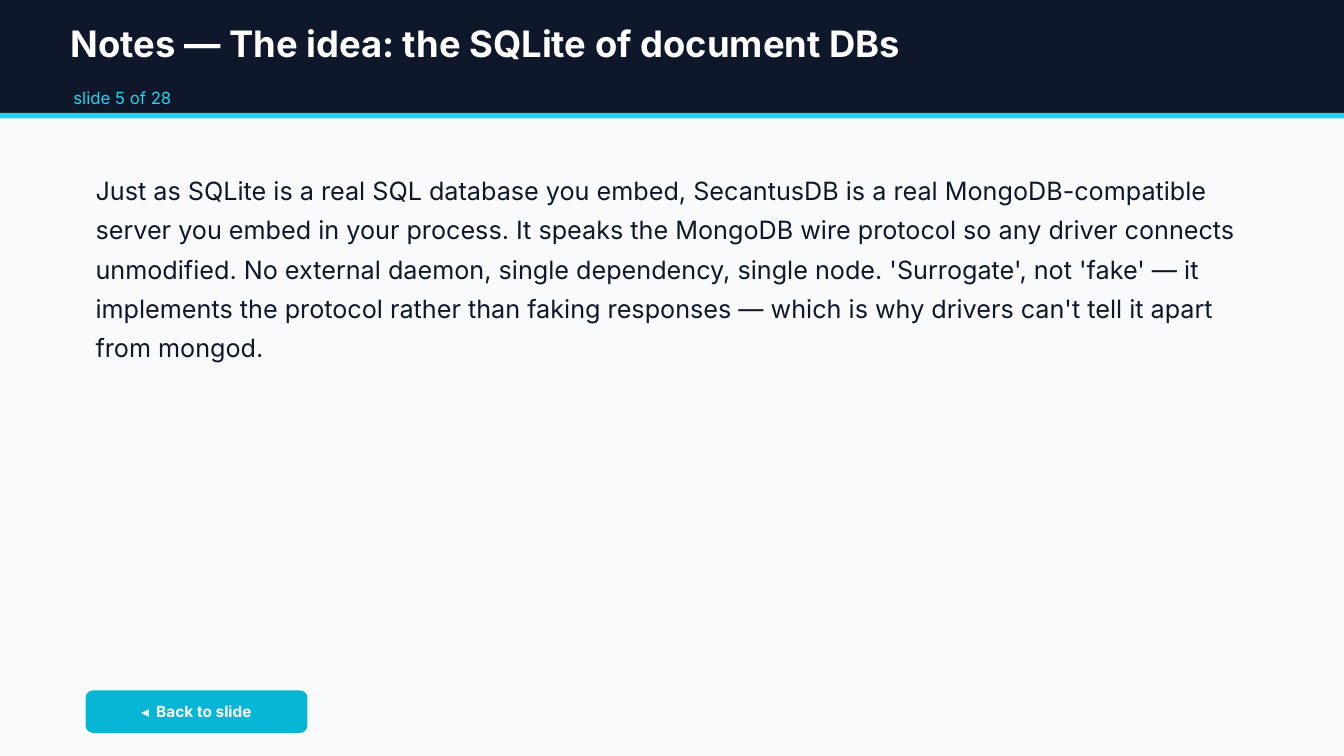
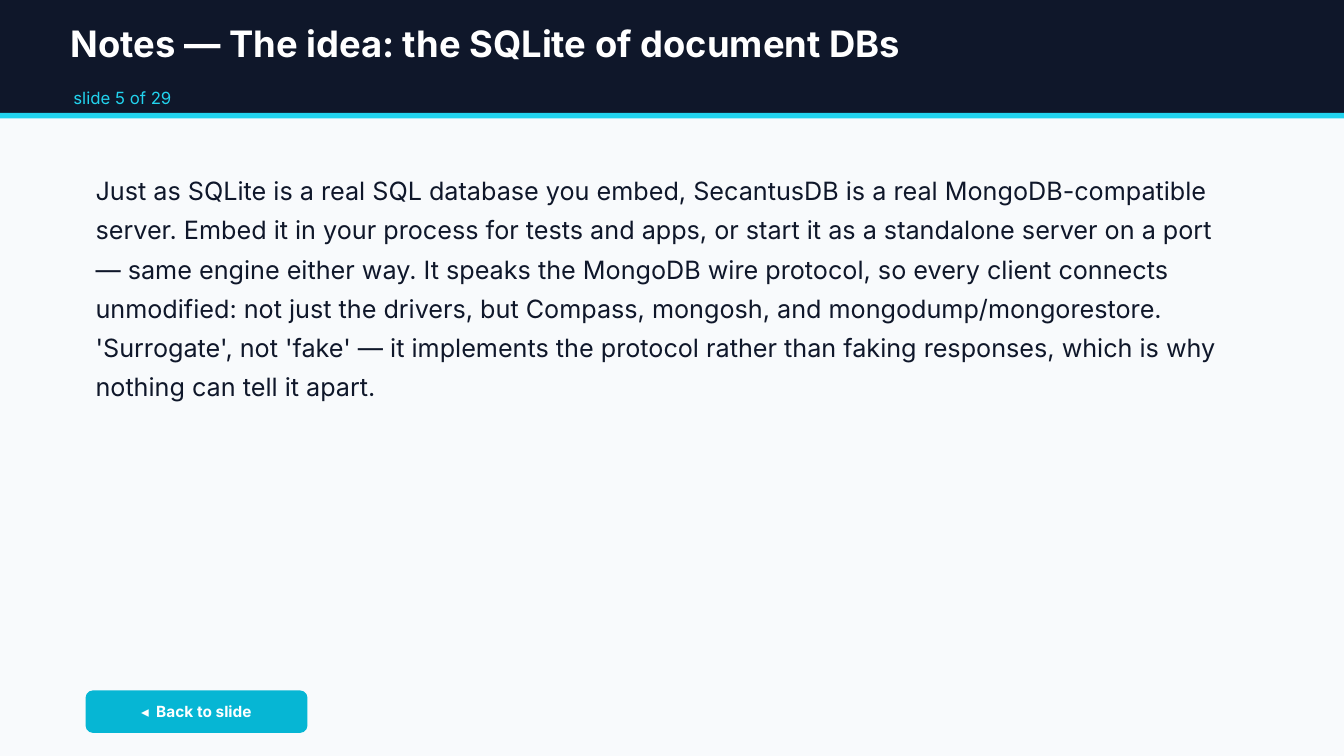
Before and after one commit to jdrumgoole/SecantusDB, a slide deck: slide 35 of docs/presentations/SecantusDB-overview.pptx (slide 34 before the commit). Drawn at 1344x756 pixels with LibreOffice and Linux fonts; fonts in the diff are those of the drawing. Boxes give left, top, right and bottom in pixels: in the first picture for what was removed or moved away, otherwise in the second. Text is boxed around its words. In the diff, an @@ line names an element or a change of style, - is before the commit and + after.

```diff
--- a/docs/presentations/SecantusDB-overview.pptx
+++ b/docs/presentations/SecantusDB-overview.pptx
@@ text at [96, 181, 1215, 401]: text changed @@
-Just as SQLite is a real SQL database you embed, SecantusDB is a real MongoDB-compatible server you embed in your process. It speaks the MongoDB wire protocol so any driver connects unmodified. No external daemon, single dependency, single node. 'Surrogate', not 'fake' — it implements the protocol rather than faking responses — which is why drivers can't tell it apart from mongod.
+Just as SQLite is a real SQL database you embed, SecantusDB is a real MongoDB-compatible server. Embed it in your process for tests and apps, or start it as a standalone server on a port — same engine either way. It speaks the MongoDB wire protocol, so every client connects unmodified: not just the drivers, but Compass, mongosh, and mongodump/mongorestore. 'Surrogate', not 'fake' — it implements the protocol rather than faking responses, which is why nothing can tell it apart.
```
Also in this commit, not shown: 30 other slides changed, 2 slides added, 1 other file.
